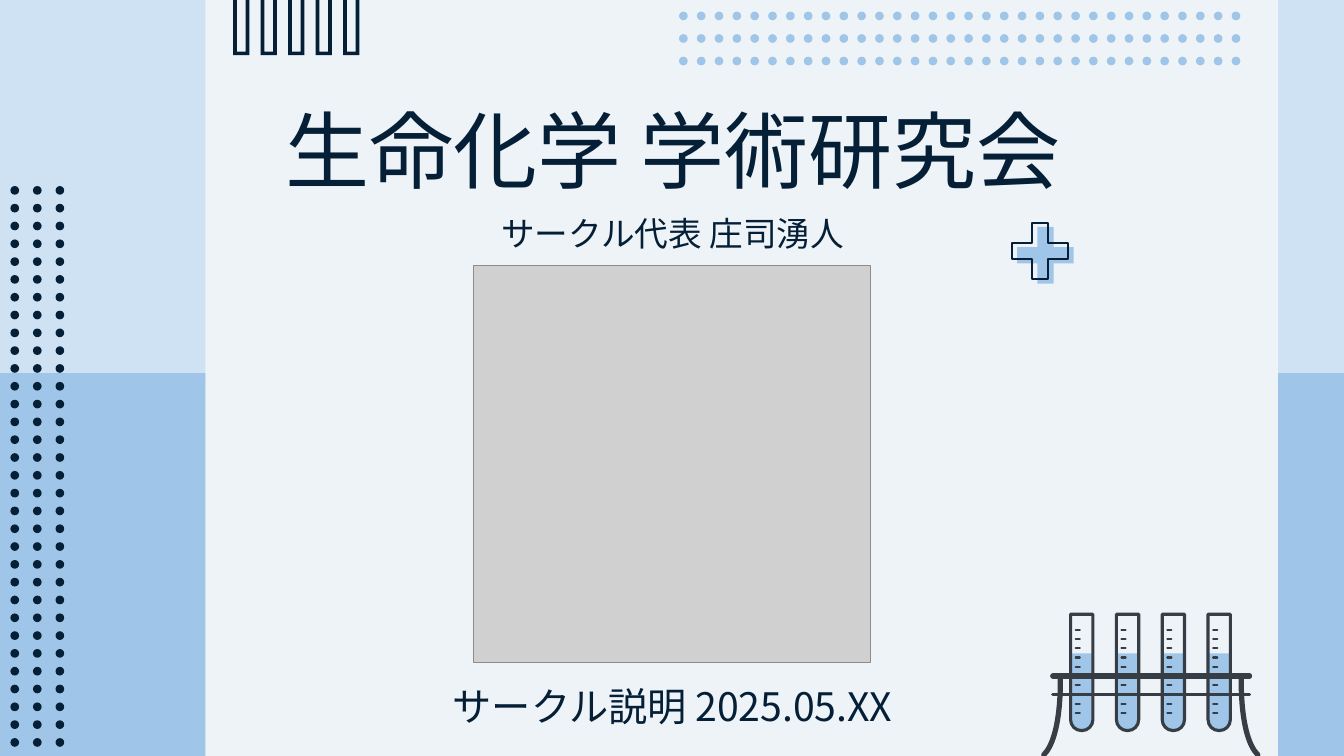
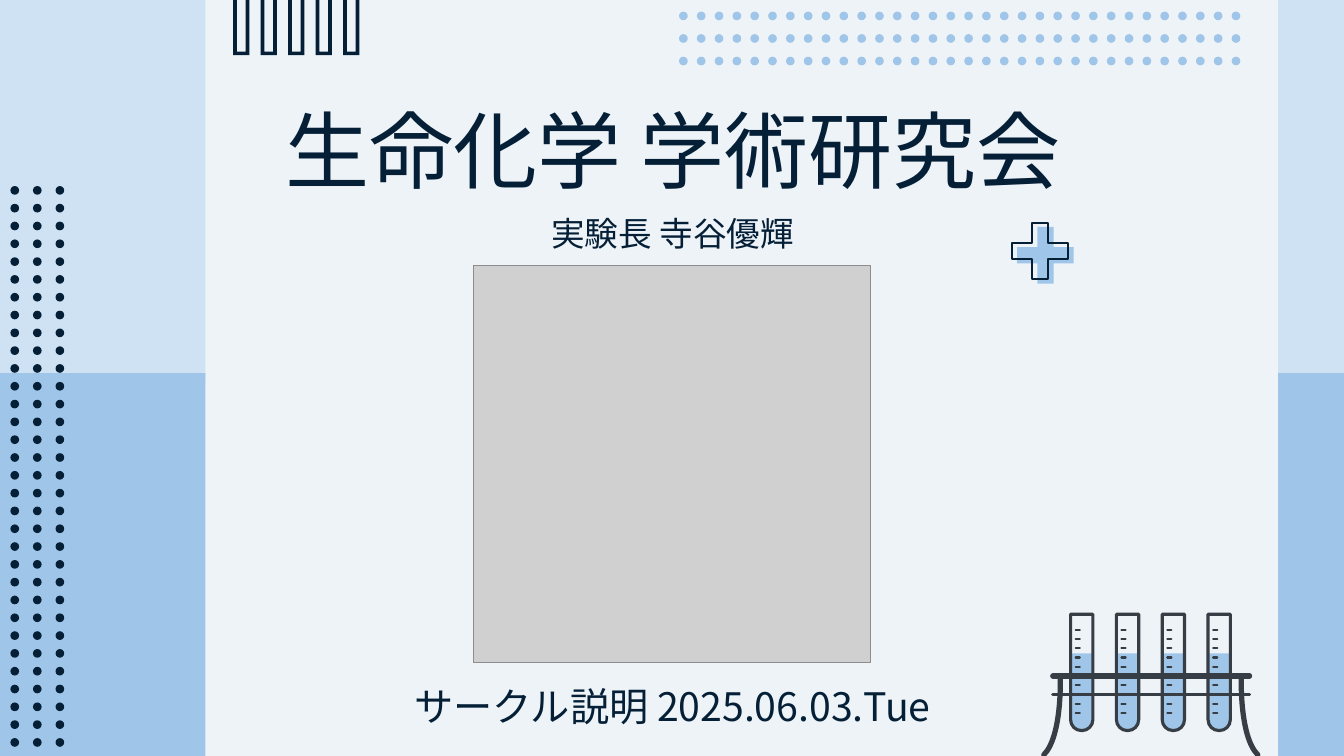
Before and after one commit to CL-ken/CL-ken.github.io, a slide deck: slide 1 of 2025/25_Welcome.pptx. Drawn at 1344x756 pixels with LibreOffice and Linux fonts; fonts in the diff are those of the drawing; grey boxes stand for pictures. Boxes give left, top, right and bottom in pixels: in the first picture for what was removed or moved away, otherwise in the second. Text is boxed around its words. In the diff, an @@ line names an element or a change of style, - is before the commit and + after.

```diff
--- a/2025/25_Welcome.pptx
+++ b/2025/25_Welcome.pptx
@@ text at [551, 217, 794, 249]: text changed @@
-サークル代表 庄司湧人
+実験長 寺谷優輝
@@ text at [415, 688, 930, 724]: text changed @@
-サークル説明 2025.05.XX
+サークル説明 2025.06.03.Tue
```
Also in this commit, not shown: 4 other slides changed, 4 slides added, 2 other files.
